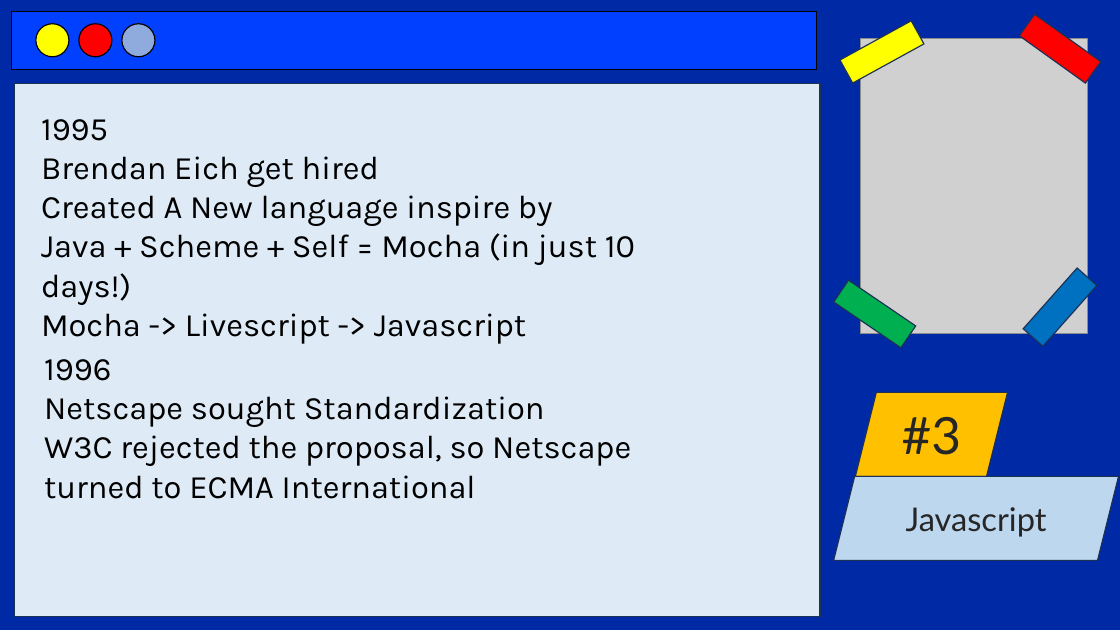
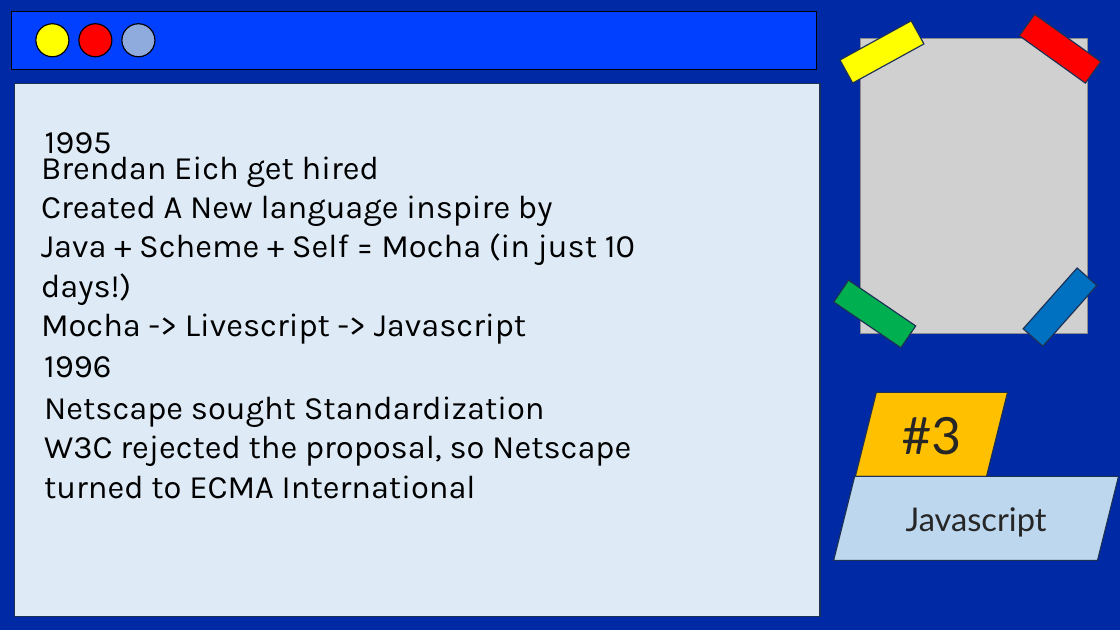
Before and after one commit to codewithjoees/courses-software-developer-complete, a slide deck: slide 19 of ppt/3.javascript-nodejs/javascript.pptx. Drawn at 1120x630 pixels with LibreOffice and Linux fonts; fonts in the diff are those of the drawing; grey boxes stand for pictures. Boxes give left, top, right and bottom in pixels: in the first picture for what was removed or moved away, otherwise in the second. Text is boxed around its words. In the diff, an @@ line names an element or a change of style, - is before the commit and + after.

```diff
--- a/ppt/3.javascript-nodejs/javascript.pptx
+++ b/ppt/3.javascript-nodejs/javascript.pptx
@@ text added at (45,132,112,162), 28 pt, text #000000 @@
+1995
@@ text at (41,150,379,187): text changed @@
-1995
-Brendan Eich get hired
+Brendan Eich get hired
@@ text at (44,359,111,381): paragraph removed @@
-1996
@@ text added at (44,356,111,378), 28 pt, text #000000 @@
+1996
```
Also in this commit, not shown: 4 other slides changed, 5 other files.
